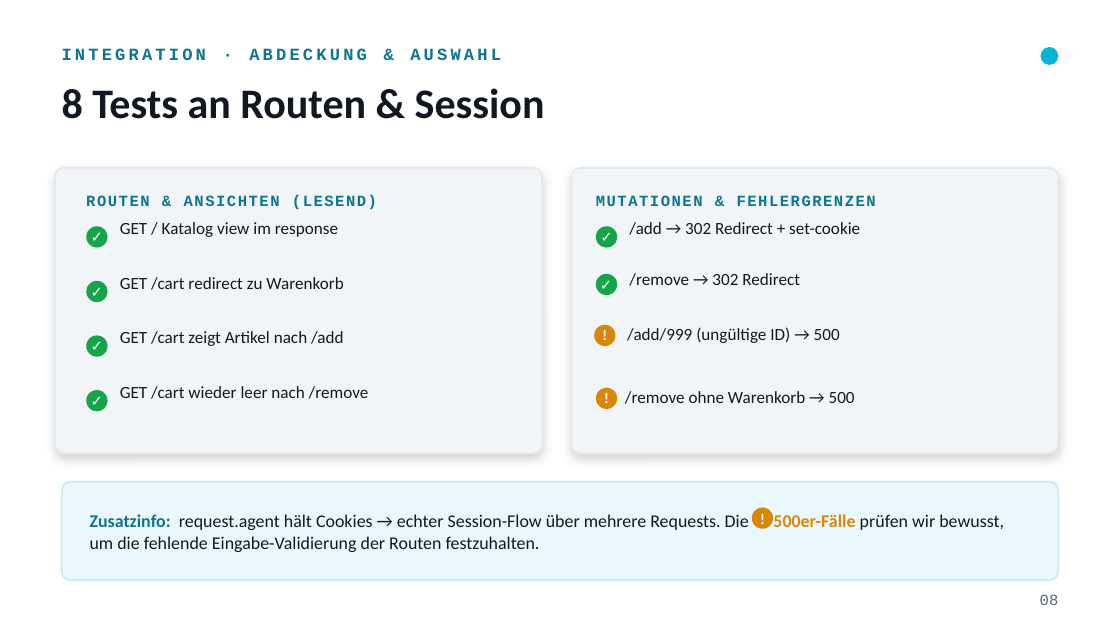
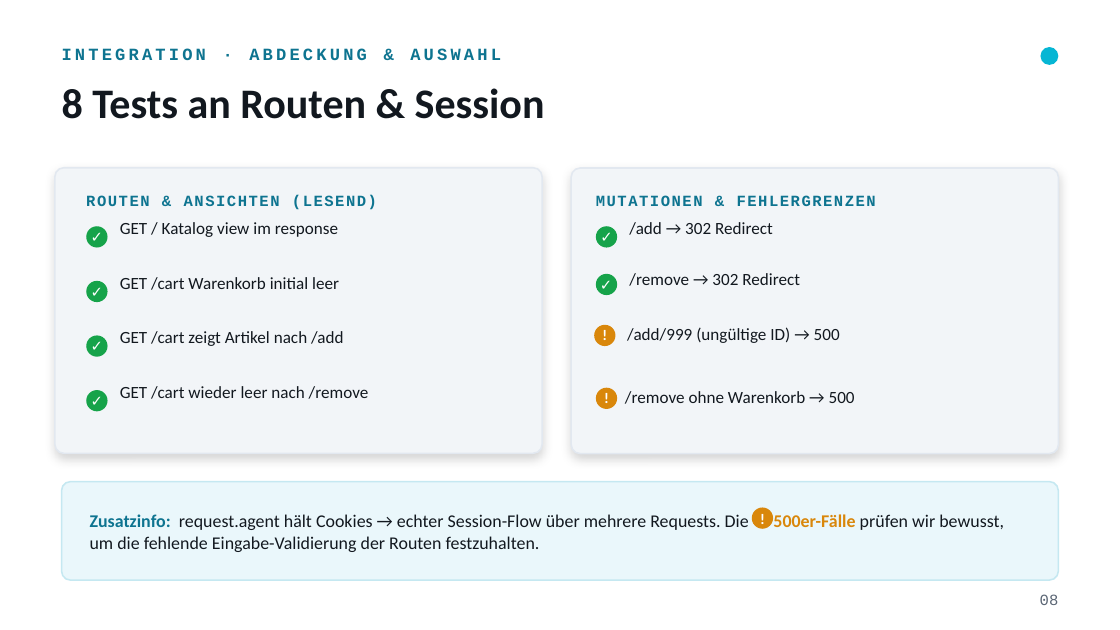
Before and after one commit to a-pointner/nodejs-shopping-cart, a slide deck: slide 7 of PRESENTATION.pptx. Drawn at 1120x630 pixels with LibreOffice and Linux fonts; fonts in the diff are those of the drawing. Boxes give left, top, right and bottom in pixels: in the first picture for what was removed or moved away, otherwise in the second. Text is boxed around its words. In the diff, an @@ line names an element or a change of style, - is before the commit and + after.

```diff
--- a/PRESENTATION.pptx
+++ b/PRESENTATION.pptx
@@ text at (x1=629, y1=222, x2=773, y2=235): text changed @@
-/add → 302 Redirect + set-cookie
+/add → 302 Redirect
@@ text at (x1=120, y1=277, x2=339, y2=290): text changed @@
-GET /cart redirect zu Warenkorb
+GET /cart Warenkorb initial leer
```
Also in this commit, not shown: 1 other file.
